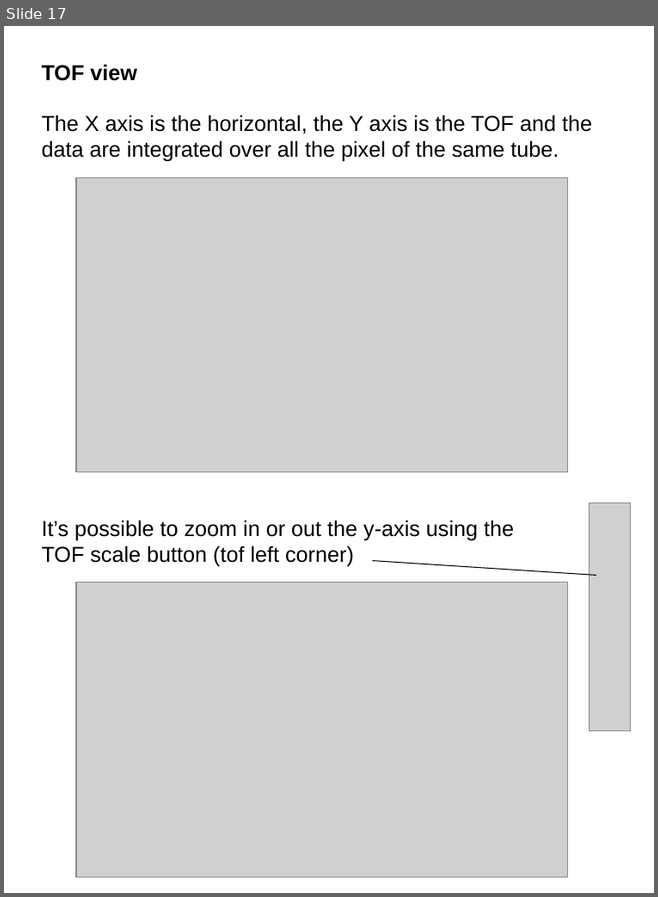
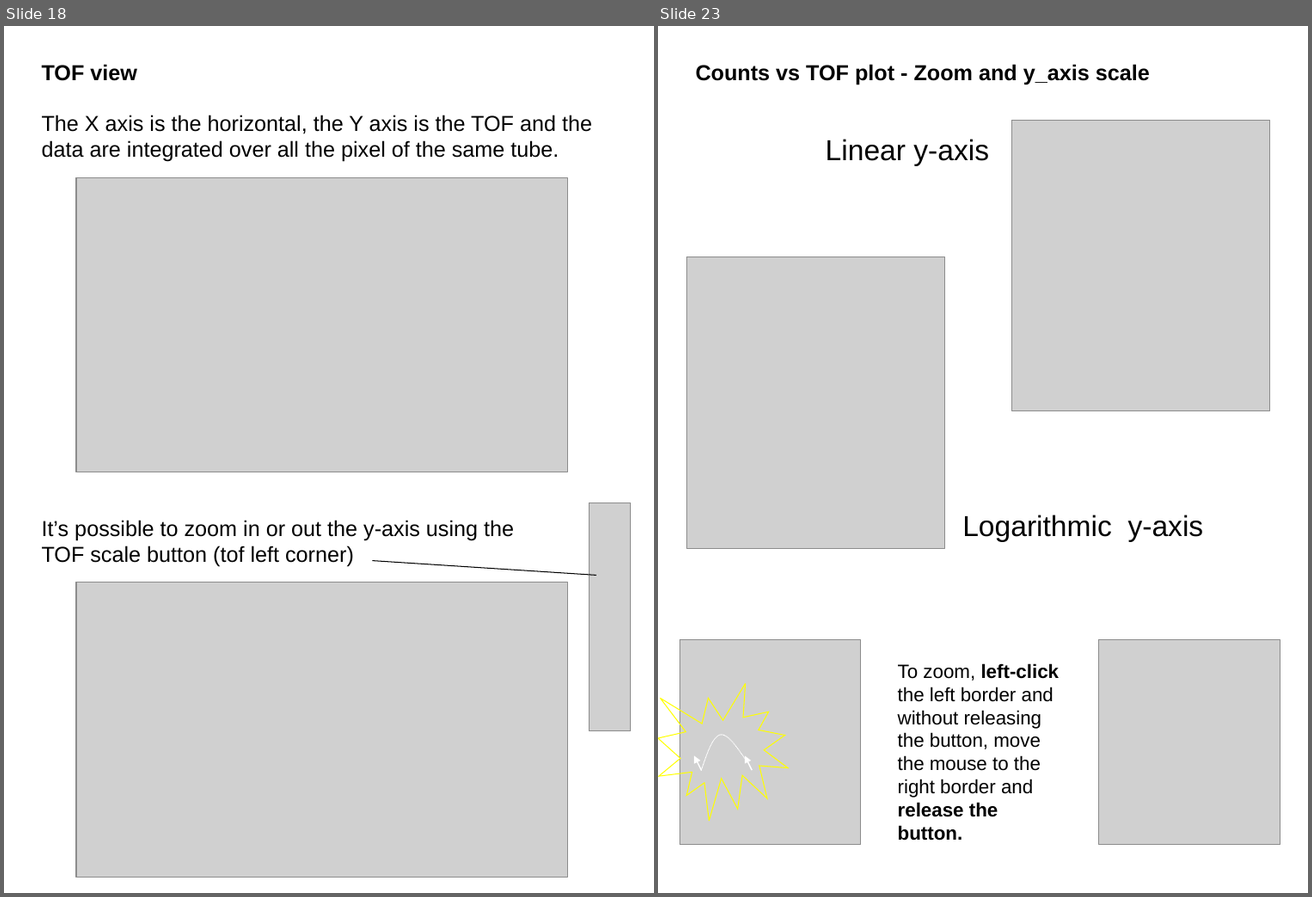
Before and after one commit to ornl-ndav/IdlGui, a slide deck: 1.0/doc/plotARCS_manual.ppt. Shown side by side, each under a label of ours: slide 17 before the commit, slides 18 and 23 after it; the slides between them are not shown. The pictures are 658x897 and 1312x897 pixels, drawn with LibreOffice and Linux fonts; fonts in the diff are those of the drawing; grey boxes stand for pictures. Boxes give left, top, right and bottom in pixels: in the first picture for what was removed or moved away, otherwise in the second. Text is boxed around its words. In the diff, an @@ line names an element or a change of style, - is before the commit and + after.

```diff
--- a/1.0/doc/plotARCS_manual.ppt
+++ b/1.0/doc/plotARCS_manual.ppt
@@ slide 23 added at bbox=[658, 26, 1308, 893], background #FFFFFF @@
@@ text added at bbox=[696, 64, 1150, 85], 18 pt, text #000000, bold @@
+Counts vs TOF plot - Zoom and y_axis scale
@@ picture added at bbox=[1011, 120, 1270, 411] @@
@@ text added at bbox=[826, 139, 989, 166], 24 pt, text #000000 @@
+Linear y-axis
@@ picture added at bbox=[686, 257, 945, 549] @@
@@ text added at bbox=[962, 514, 1204, 542], 24 pt, text #000000 @@
+Logarithmic y-axis
@@ picture added at bbox=[680, 640, 861, 845] @@
@@ picture added at bbox=[1098, 640, 1280, 845] @@
@@ text added at bbox=[898, 663, 1060, 840], 16 pt, text #000000 @@
+To zoom, left-click the left border and without releasing the button, move the mouse to the right border and release the button.
@@ irregular seal added at bbox=[658, 683, 788, 820], outline #FFFF00 0.74 pt @@
@@ freeform shape added at bbox=[701, 733, 745, 770], outline #FFFFFF 0.99 pt @@
@@ arrow added from (701, 770) to (694, 756), #FFFFFF 0.99 pt @@
@@ arrow added from (752, 770) to (745, 756), #FFFFFF 0.99 pt @@
@@ what was slide 17 is now slide 18 @@
```
Also in this commit, not shown: 4 slides changed, 6 other slides added, 1 slide removed.
